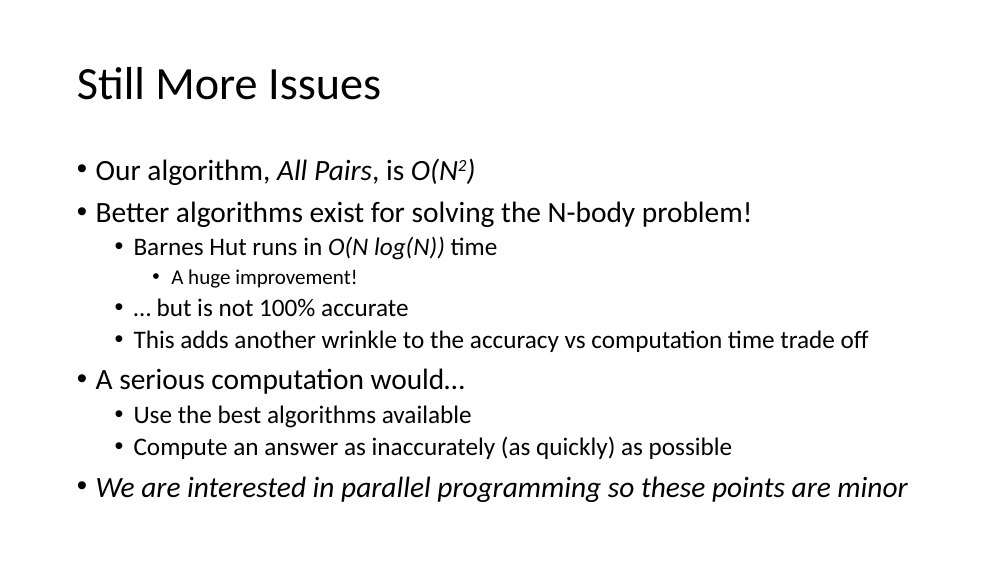
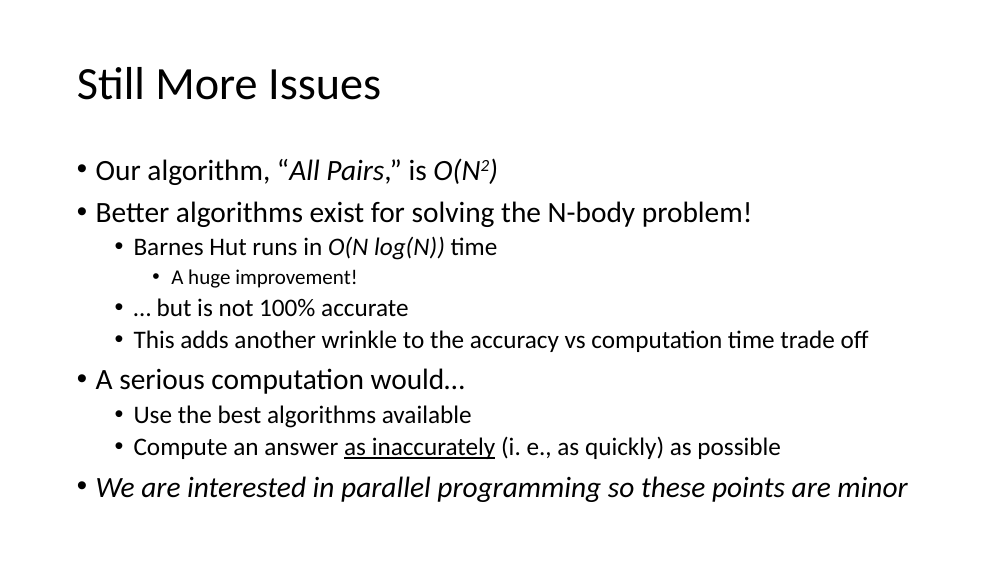
Before and after one commit to pchapin/solarium, a slide deck: slide 8 of doc/Solarium.pptx. Drawn at 1008x567 pixels with LibreOffice and Linux fonts; fonts in the diff are those of the drawing. Boxes give left, top, right and bottom in pixels: in the first picture for what was removed or moved away, otherwise in the second. Text is boxed around its words. In the diff, an @@ line names an element or a change of style, - is before the commit and + after.

```diff
--- a/doc/Solarium.pptx
+++ b/doc/Solarium.pptx
@@ text at [96, 158, 480, 185]: text changed @@
-• Our algorithm, All Pairs, is O(N2)
+• Our algorithm, “All Pairs,” is O(N2)
@@ text at [134, 436, 781, 459]: text changed @@
-  • Compute an answer as inaccurately (as quickly) as possible
+  • Compute an answer as inaccurately (i. e., as quickly) as possible
```
Also in this commit, not shown: 5 other slides changed.
